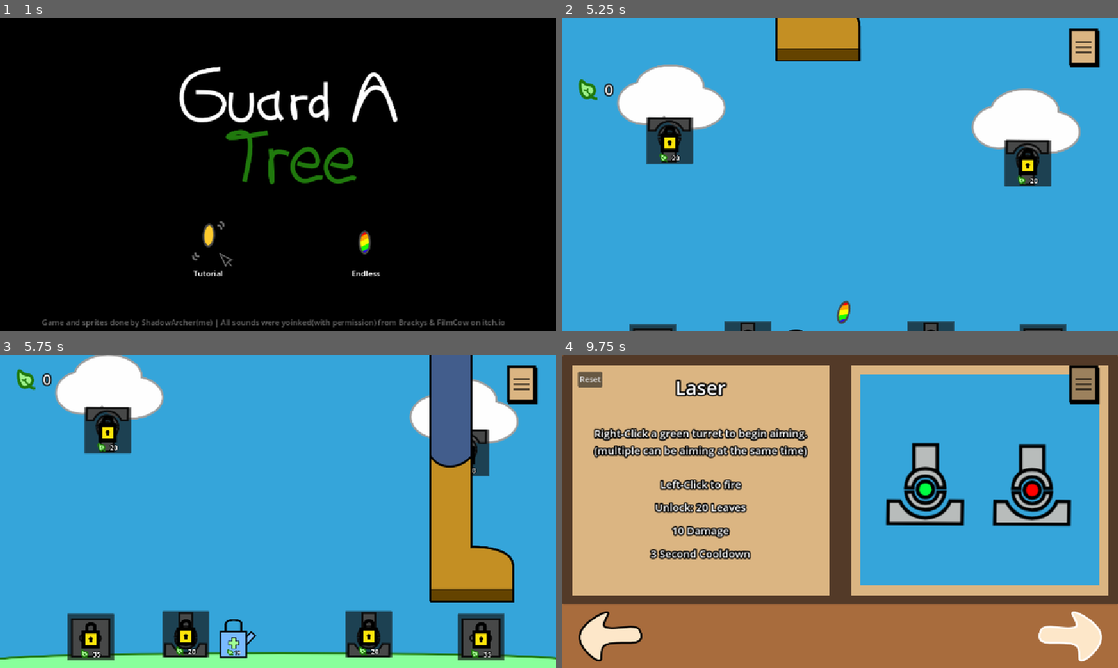
Above: before the commit, frames 1-4 (two rows, left to right).
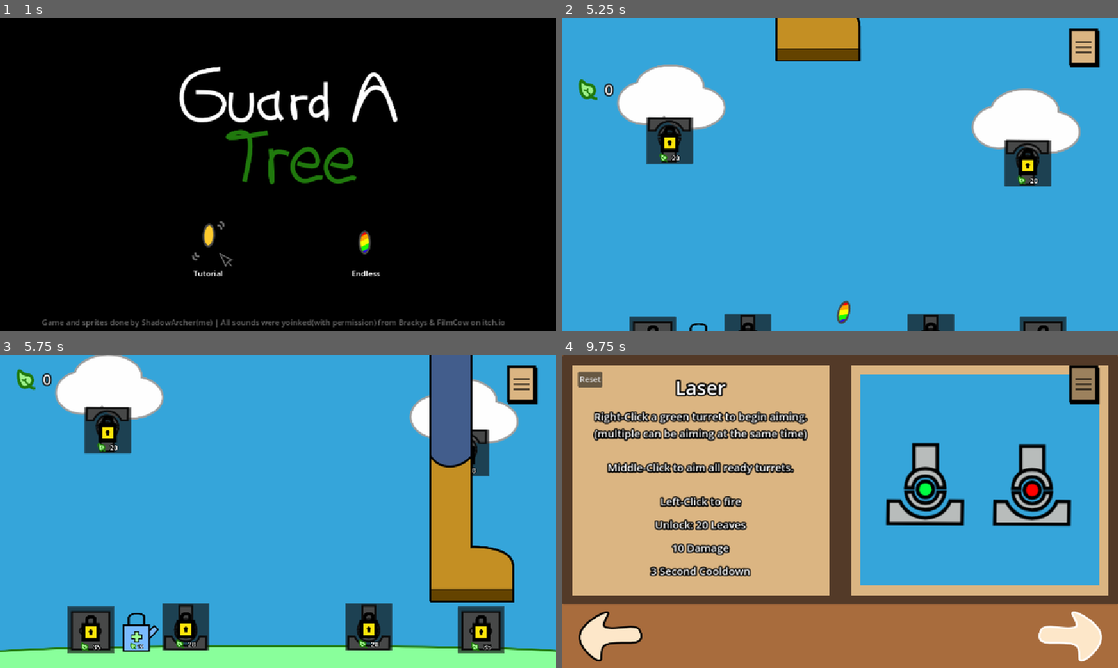
Above: after the commit, the same moments.

Repository: ShadowArcher289/guard-a-tree
Game: Godot game, scene res://scenes/title_screen.tscn
Two runs of this game, one before a commit and one after it. Both use one fixed random seed, a clock stepped at 60 frames per second and the inputs below.
Inputs (mouse positions are in pixels of both pictures, inside the frame that each line leads up to):
- Up to frame 1 (1 s): click (211, 240) at 0.5 s
- Up to frame 2 (5.25 s): click (928, 243) at 1.25 s; move the mouse to (962, 158) at 2.02 s; click (962, 158) at 2.17 s; move the mouse to (728, 190) at 2.77 s; click (728, 190) at 2.92 s; move the mouse to (895, 105) at 3.52 s; click (895, 105) at 3.67 s; move the mouse to (812, 237) at 4.27 s; click (812, 237) at 4.42 s; click (1029, 262) at 5.02 s
- Up to frame 3 (5.75 s): no input
- Up to frame 4 (9.75 s): click (1084, 386) at 5.75 s; click (840, 517) at 6.52 s; type "Alex" at 6.6 s; click "Confirm" at 7.25 s; click "Confirm" at 8 s; click (1073, 636) at 8.75 s; click (1073, 636) at 9.5 s

Frame 1 is identical in both runs. In frame 2, 1.2% of the frame differs, in the area x 12-91%, y 94-100%; in frame 3, 6.3%; in frame 4, 7.2%, in the area x 5-45%, y 18-71%.

Commit message:
Small changes, balancing updates

Diff:
--- a/scenes/game.tscn
+++ b/scenes/game.tscn
@@ -204,7 +204,7 @@
 texture = ExtResource("17_ssvqc")
 
 [node name="Ground" parent="." instance=ExtResource("17_rysoc")]
-position = Vector2(581, 633)
+position = Vector2(581, 618)
 
 [node name="Clouds" type="Node" parent="."]
 
@@ -233,29 +233,31 @@
 [node name="Turrets" type="Node" parent="Weapons"]
 
 [node name="LaserTurret" parent="Weapons/Turrets" instance=ExtResource("19_264po")]
-position = Vector2(763, 624)
+position = Vector2(763, 609)
 
 [node name="LaserTurret2" parent="Weapons/Turrets" instance=ExtResource("19_264po")]
+z_index = 2
 position = Vector2(964, 155)
 location = "ceiling"
 
 [node name="LaserTurret3" parent="Weapons/Turrets" instance=ExtResource("19_264po")]
-position = Vector2(384, 624)
+position = Vector2(384, 609)
 
 [node name="LaserTurret4" parent="Weapons/Turrets" instance=ExtResource("19_264po")]
+z_index = 2
 position = Vector2(222, 108)
 location = "ceiling"
 
 [node name="FLIES" type="Node" parent="Weapons"]
 
 [node name="FliesMachine" parent="Weapons/FLIES" instance=ExtResource("16_ca42v")]
-position = Vector2(187, 624)
+position = Vector2(187, 609)
 
 [node name="FliesMachine2" parent="Weapons/FLIES" instance=ExtResource("16_ca42v")]
-position = Vector2(996, 624)
+position = Vector2(996, 609)
 
 [node name="Boot" parent="Weapons" instance=ExtResource("18_264po")]
-z_index = 1
+z_index = 3
 position = Vector2(1715, -176)
 
 [node name="TermiteSpawner1" parent="." instance=ExtResource("18_ssvqc")]
@@ -321,7 +323,7 @@
 text = "Reset"
 
 [node name="TreeSpawner" parent="." instance=ExtResource("18_ssvqc")]
-position = Vector2(581, 618)
+position = Vector2(581, 603)
 spawnerType = "tree"
 
 [node name="TermiteSpawnTimer" type="Timer" parent="."]
@@ -348,9 +350,9 @@
 
 [node name="TreeNameLabel" type="Label" parent="."]
 offset_left = 532.0
-offset_top = 613.0
+offset_top = 598.0
 offset_right = 630.0
-offset_bottom = 648.0
+offset_bottom = 633.0
 theme_override_constants/outline_size = 12
 theme_override_font_sizes/font_size = 16
 horizontal_alignment = 1
@@ -409,10 +411,10 @@
 text = "Continue"
 
 [node name="WaterCan" parent="." instance=ExtResource("18_1kice")]
-offset_left = 425.0
-offset_top = 510.0
-offset_right = 553.0
-offset_bottom = 638.0
+offset_left = 224.0
+offset_top = 497.0
+offset_right = 352.0
+offset_bottom = 625.0
 
 [connection signal="toggled" from="CanvasLayer/ToggleKitbookButton" to="." method="_on_toggle_kitbook_button_toggled"]
 [connection signal="pressed" from="CanvasLayer/ResetButton" to="." method="_on_reset_button_pressed"]
--- a/scenes/kitbook.tscn
+++ b/scenes/kitbook.tscn
@@ -300,6 +300,8 @@
 theme = ExtResource("1_qno10")
 text = "Right-Click a green turret to begin aiming. (multiple can be aiming at the same time)
 
+Middle-Click to aim all ready turrets.
+
 Left-Click to fire"
 horizontal_alignment = 1
 vertical_alignment = 1
--- a/scenes/title_screen.tscn
+++ b/scenes/title_screen.tscn
@@ -136,6 +136,16 @@
 &"": SubResource("AnimationLibrary_3yumr")
 }
 
+[node name="Label3" type="Label" parent="."]
+offset_left = 10.0
+offset_top = 618.0
+offset_right = 1122.0
+offset_bottom = 641.0
+theme_override_colors/font_color = Color(0.415686, 0.415686, 0.415686, 1)
+text = "Game and sprites done by ShadowArcher(me) | All sounds were yoinked(with permission) from Brackys & FilmCow on itch.io"
+horizontal_alignment = 1
+vertical_alignment = 1
+
 [node name="TutorialButton" type="TextureButton" parent="."]
 offset_left = 372.0
 offset_top = 402.0
@@ -201,15 +211,5 @@
 scale = Vector2(1.07031, 1.07031)
 texture = ExtResource("8_cs5ya")
 
-[node name="Label3" type="Label" parent="."]
-offset_left = 10.0
-offset_top = 618.0
-offset_right = 1122.0
-offset_bottom = 641.0
-theme_override_colors/font_color = Color(0.415686, 0.415686, 0.415686, 1)
-text = "Game and sprites done by ShadowArcher(me) | All sounds were yoinked(with permission) from Brackys & FilmCow on itch.io"
-horizontal_alignment = 1
-vertical_alignment = 1
-
 [connection signal="pressed" from="TutorialButton" to="." method="_on_tutorial_button_pressed"]
 [connection signal="pressed" from="EndlessButton" to="." method="_on_endless_button_pressed"]
--- a/scripts/game.gd
+++ b/scripts/game.gd
@@ -202,6 +202,28 @@
 			termite_spawner_2.spawn();
 		termite_spawn_timer.start(randf_range(0.2, 0.5))
 		await termite_spawn_timer.timeout;
+	for i in 3: # spawn 10 termiCopters
+				var spawn = randi_range(1, 2);
+				if spawn == 1:
+					termi_copter_spawner_1.position.y += randf_range(-50, 200);
+					termi_copter_spawner_1.spawn();
+					termi_copter_spawner_1.position.y = 204;
+				else:
+					termi_copter_spawner_2.position.y += randf_range(-50, 200);
+					termi_copter_spawner_2.spawn();
+					termi_copter_spawner_2.position.y = 190;
+
+				termi_copter_spawn_timer.start(randf_range(1, 4))
+				await termi_copter_spawn_timer.timeout;
+	for i in 20: # spawn some termites to at least get a laser
+		var spawn = randi_range(1, 2);
+		if spawn == 1:
+			termite_spawner_1.spawn();
+		else:
+			termite_spawner_2.spawn();
+		termite_spawn_timer.start(randf_range(0.2, 0.5))
+		await termite_spawn_timer.timeout;
+	#await Globals.enemiesCleared;
 	while Globals.currHp >= 0: # infenitaley spawn enemies
 		var spawn = randi_range(1, 6);
 		if spawn == 1 || spawn == 3:
--- a/scripts/laser_turret.gd
+++ b/scripts/laser_turret.gd
@@ -1,6 +1,7 @@
 extends Node2D
 
 @export var location: String = "ground"; ## stores location (ground, wall-left, wall-right, or ceiling)
+@onready var locked_weapon: Node2D = $LockedWeapon
 
 @onready var turret: AnimatedSprite2D = $Turret
 @onready var laser_ball: Sprite2D = $Turret/LaserBall
@@ -42,6 +43,8 @@
 	if event is InputEventMouseButton && event.pressed: # listens for mouse click
 		if event.button_index == MOUSE_BUTTON_LEFT && (current_state == State.AIMING):
 			change_state(State.FIRE);
+		elif event.button_index == MOUSE_BUTTON_MIDDLE && (current_state == State.READY) && !locked_weapon.is_visible_in_tree(): # if MIDDLE-click all turrets begin aiming
+			change_state(State.AIMING);
 
 func _process(delta: float) -> void:
 	if !laser_beam.is_visible_in_tree(): # don't deal damage if the laser is not showing.
@@ -99,12 +102,12 @@
 
 func camera_shake() -> void: # shakes the camera
 	var camera = get_tree().get_root().get_node("Game").get_child(0); # get the camera node (using very sloppy code)
-	var ogCameraPos = camera.position;
+	var ogCameraPos = camera.global_position;
 	for i in 8: # move the camera 8 times to make it look like it's shaking.
 		camera.position += Vector2(randi_range(-10, 10), randi_range(-10, 10));
 		await get_tree().create_timer(0.1).timeout;
 		camera.position = ogCameraPos; # set camera to the origional position
-	camera.position = ogCameraPos;
+	camera.global_position = ogCameraPos;
 
 
 func hide_laser() -> void: # hide the laser
--- a/scripts/title_screen.gd
+++ b/scripts/title_screen.gd
@@ -9,6 +9,7 @@
 @onready var rainbow_seed: Sprite2D = $RainbowSeed
 
 func _ready() -> void:
+	get_tree().paused = false;
 	seed.hide();
 	rainbow_seed.hide();
 
